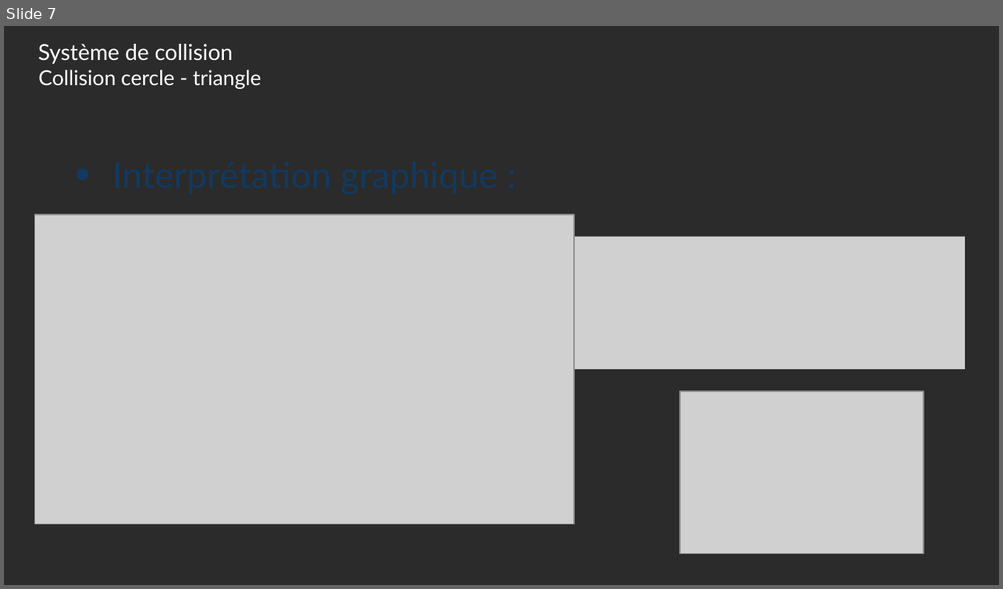
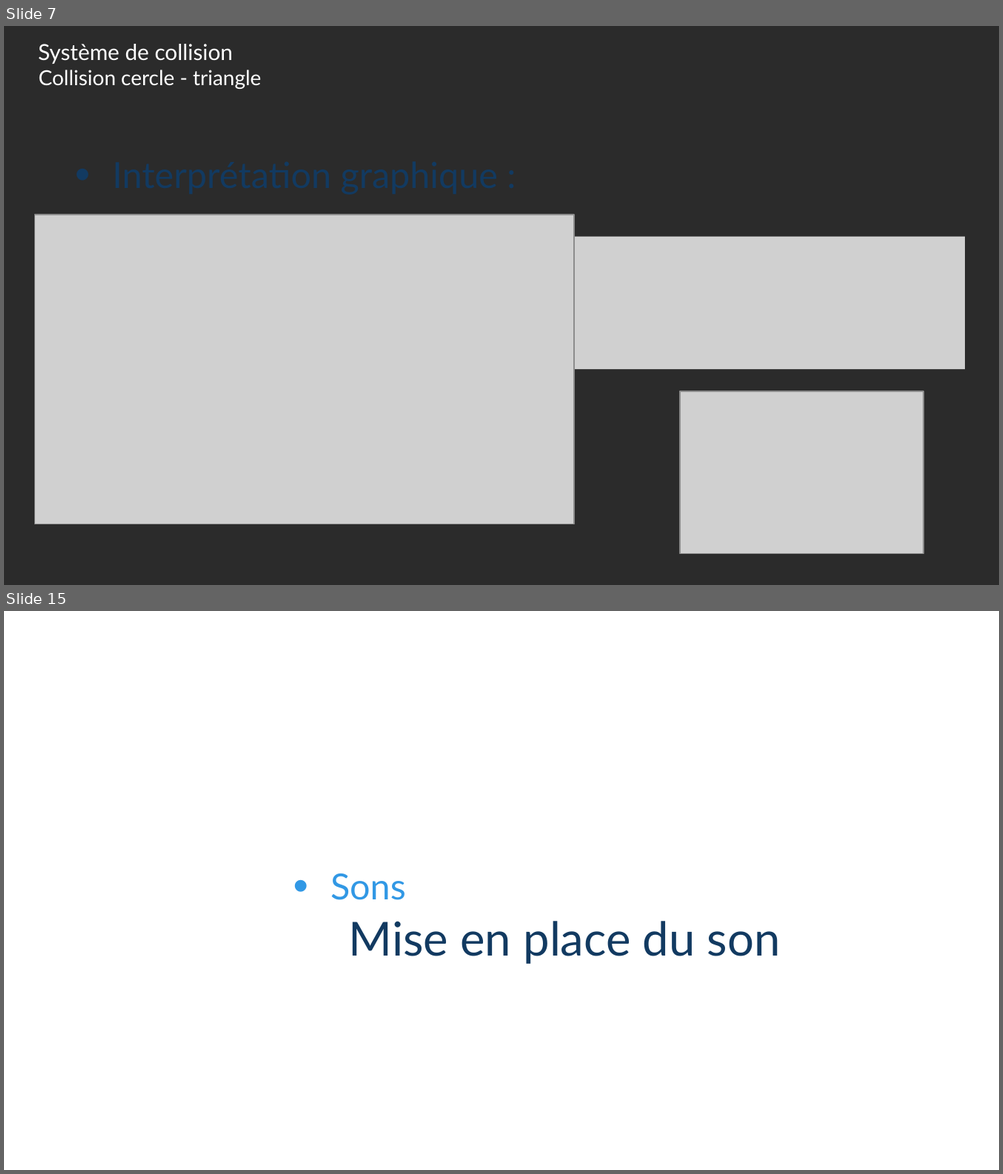
Before and after one commit to Tecnelm/ISN-SpaceInvaders, a slide deck: Présentation projet/Projet ISN.pptx. Shown one above the other, each under a label of ours: slide 7 before the commit, slides 7 and 15 after it; the slides between them are not shown. The pictures are 1003x589 and 1003x1174 pixels, drawn with LibreOffice and Linux fonts; fonts in the diff are those of the drawing; grey boxes stand for pictures; background and template pictures are left out; a plain dark background stands for a picture behind light text. Boxes give left, top, right and bottom in pixels: in the first picture for what was removed or moved away, otherwise in the second. Text is boxed around its words. In the diff, an @@ line names an element or a change of style, - is before the commit and + after.

```diff
--- a/Présentation projet/Projet ISN.pptx
+++ b/Présentation projet/Projet ISN.pptx
@@ slide 15 added at [4,611,999,1170], background picture (left out) @@
@@ text added at [330,874,406,900], 26 pt, text #3198E5 @@
+• Sons
@@ text added at [349,921,780,964], 34 pt, text #123A61 @@
+Mise en place du son
```
Also in this commit, not shown: 1 slide changed, 7 other slides added, 4 slides removed, 10 other files.
